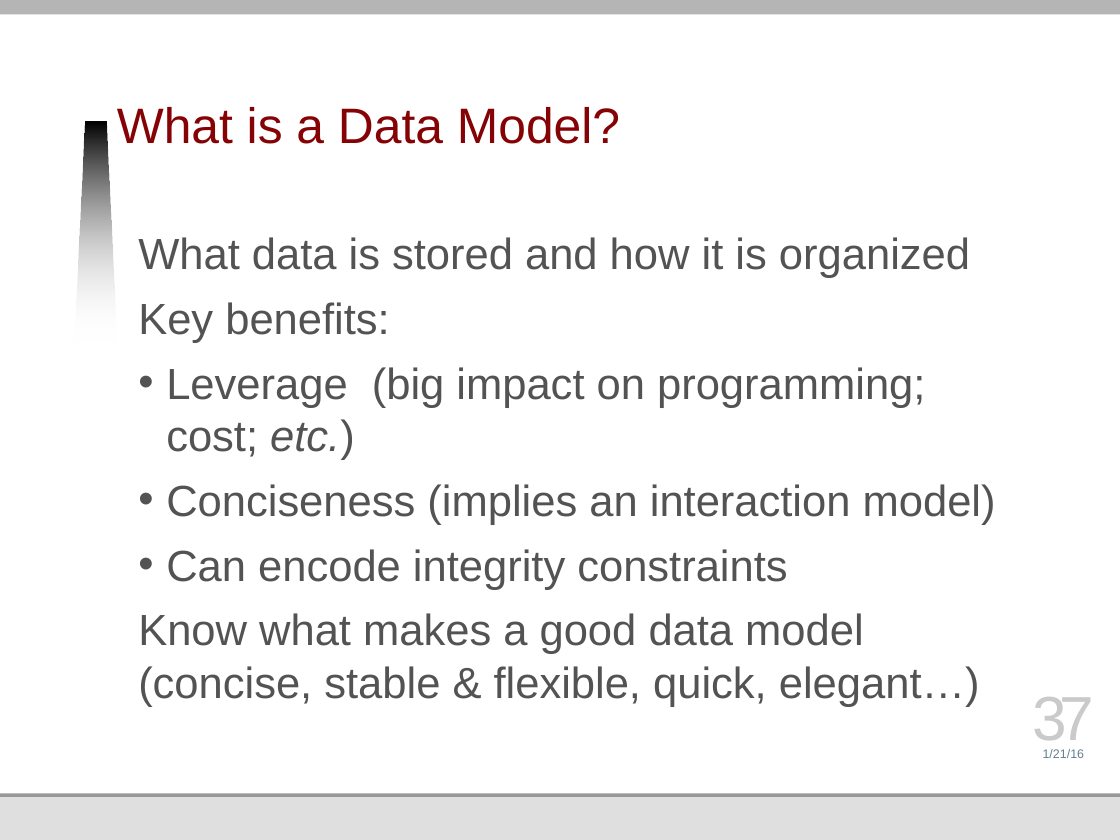
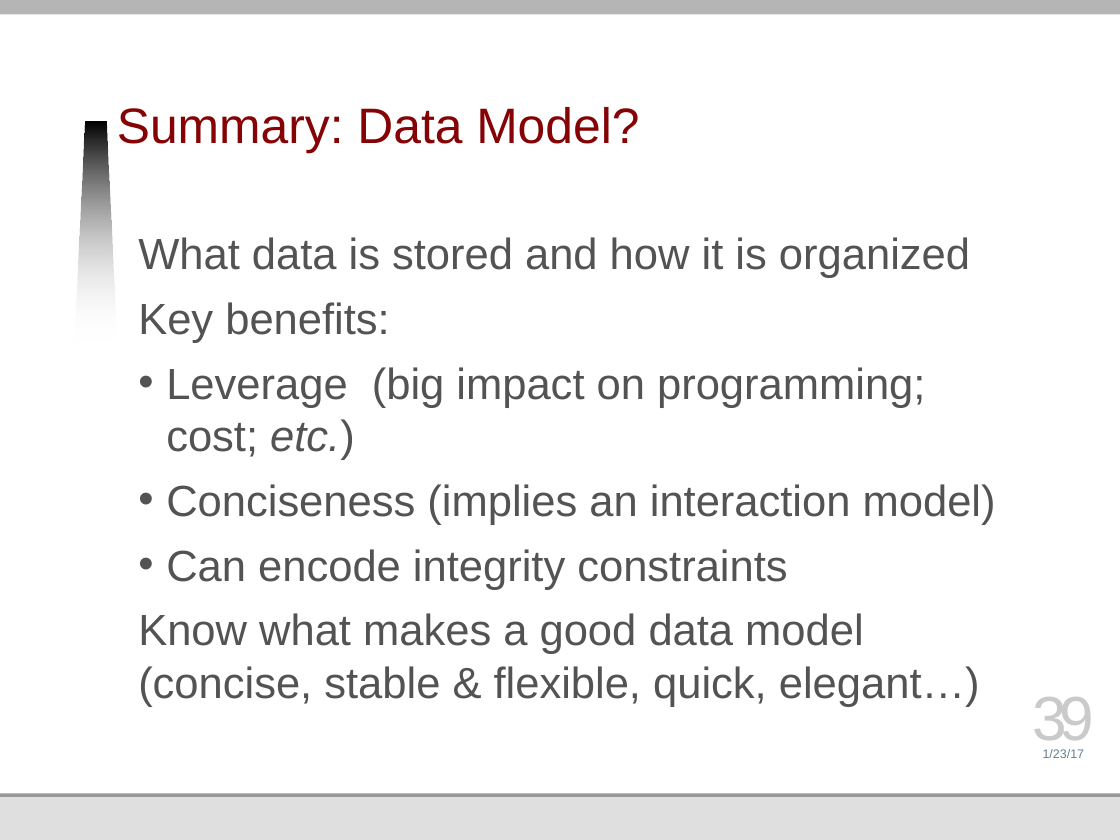
Before and after one commit to jmankoff/data, a slide deck: slide 39 of Lectures/3 Data Storage.pptx (slide 37 before the commit). Drawn at 1120x840 pixels with LibreOffice and Linux fonts; fonts in the diff are those of the drawing; background and template pictures are left out. Boxes give left, top, right and bottom in pixels: in the first picture for what was removed or moved away, otherwise in the second. Text is boxed around its words. In the diff, an @@ line names an element or a change of style, - is before the commit and + after.

Commit message:
updated slides

```diff
--- a/Lectures/3 Data Storage.pptx
+++ b/Lectures/3 Data Storage.pptx
@@ title at bbox=[117, 107, 639, 154]: text changed @@
-What is a Data Model?
+Summary: Data Model?
@@ page number at bbox=[1033, 697, 1094, 752]: text changed @@
-37
+39
@@ text at bbox=[1043, 749, 1085, 758]: text changed @@
-1/21/16
+1/23/17
```
Also in this commit, not shown: 34 other slides changed, 2 slides added.
